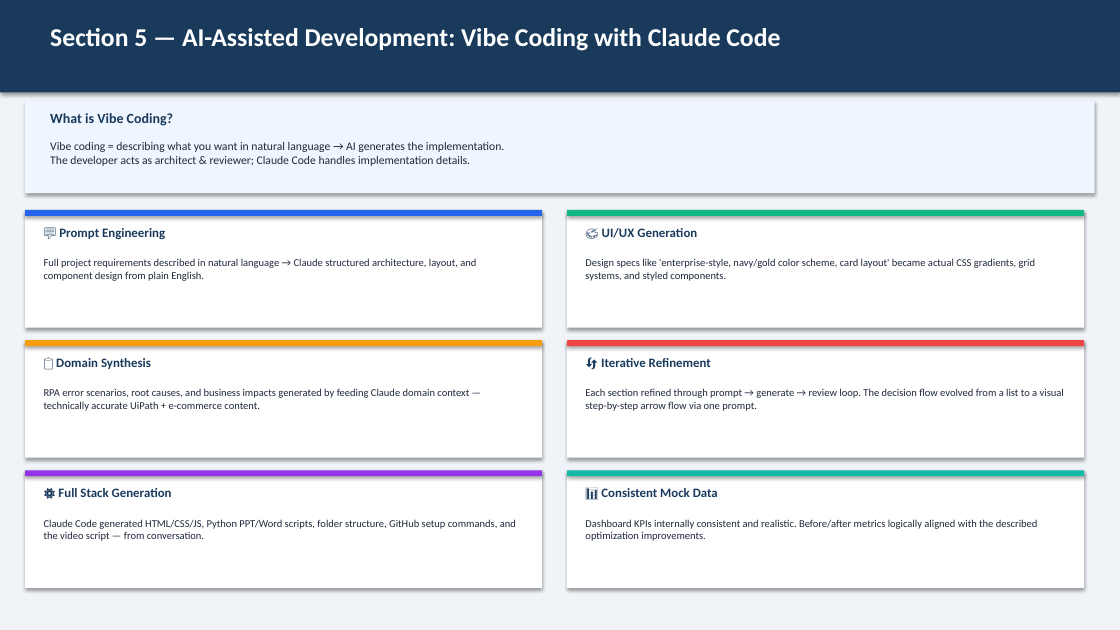
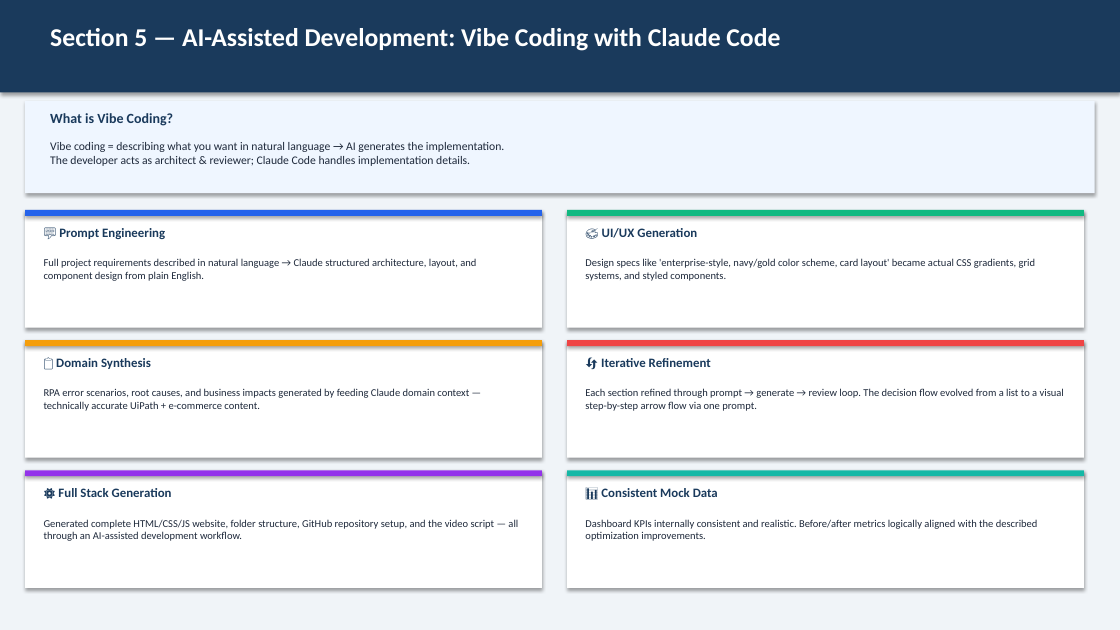
Before and after one commit to omais-eng/assignment-04-rpa-bot-troubleshooting, a slide deck: slide 9 of ppt/Assignment_04_RPA_Presentation.pptx. Drawn at 1120x630 pixels with LibreOffice and Linux fonts; fonts in the diff are those of the drawing. Boxes give left, top, right and bottom in pixels: in the first picture for what was removed or moved away, otherwise in the second. Text is boxed around its words. In the diff, an @@ line names an element or a change of style, - is before the commit and + after.

```diff
--- a/ppt/Assignment_04_RPA_Presentation.pptx
+++ b/ppt/Assignment_04_RPA_Presentation.pptx
@@ text at (44, 519, 518, 541): text changed @@
-Claude Code generated HTML/CSS/JS, Python PPT/Word scripts, folder structure, GitHub setup commands, and the video script — from conversation.
+Generated complete HTML/CSS/JS website, folder structure, GitHub repository setup, and the video script — all through an AI-assisted development workflow.
```
Also in this commit, not shown: 1 other file.
